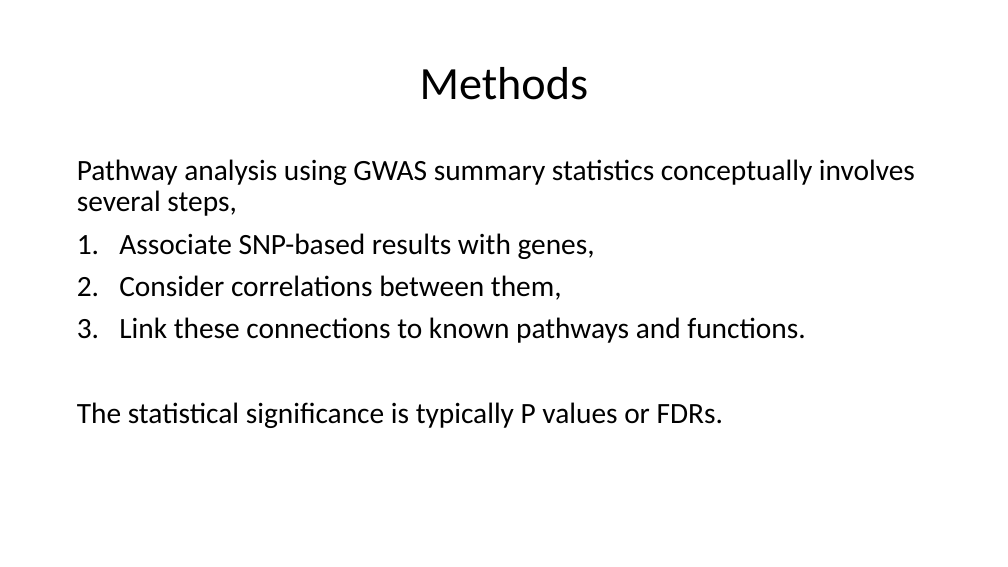
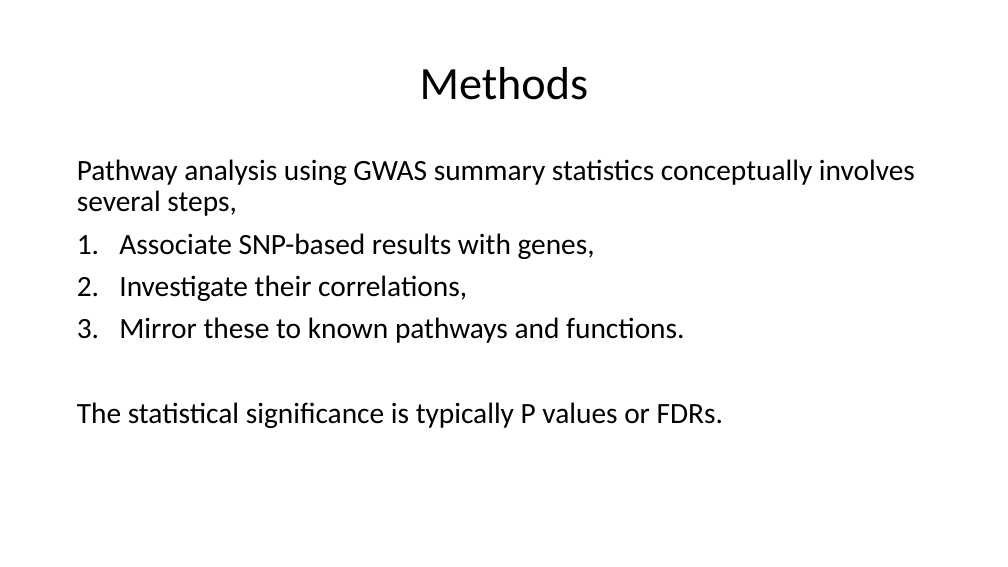
Before and after one commit to jinghuazhao/PW-pipeline, a slide deck: slide 2 of README.pptx. Drawn at 1008x567 pixels with LibreOffice and Linux fonts; fonts in the diff are those of the drawing. Boxes give left, top, right and bottom in pixels: in the first picture for what was removed or moved away, otherwise in the second. Text is boxed around its words. In the diff, an @@ line names an element or a change of style, - is before the commit and + after.

Commit message:
README

```diff
--- a/README.pptx
+++ b/README.pptx
@@ text at (119, 275, 684, 343): text changed @@
-2. Consider correlations between them,
-3. Link these connections to known pathways and functions.
+2. Investigate their correlations,
+3. Mirror these to known pathways and functions.
```
